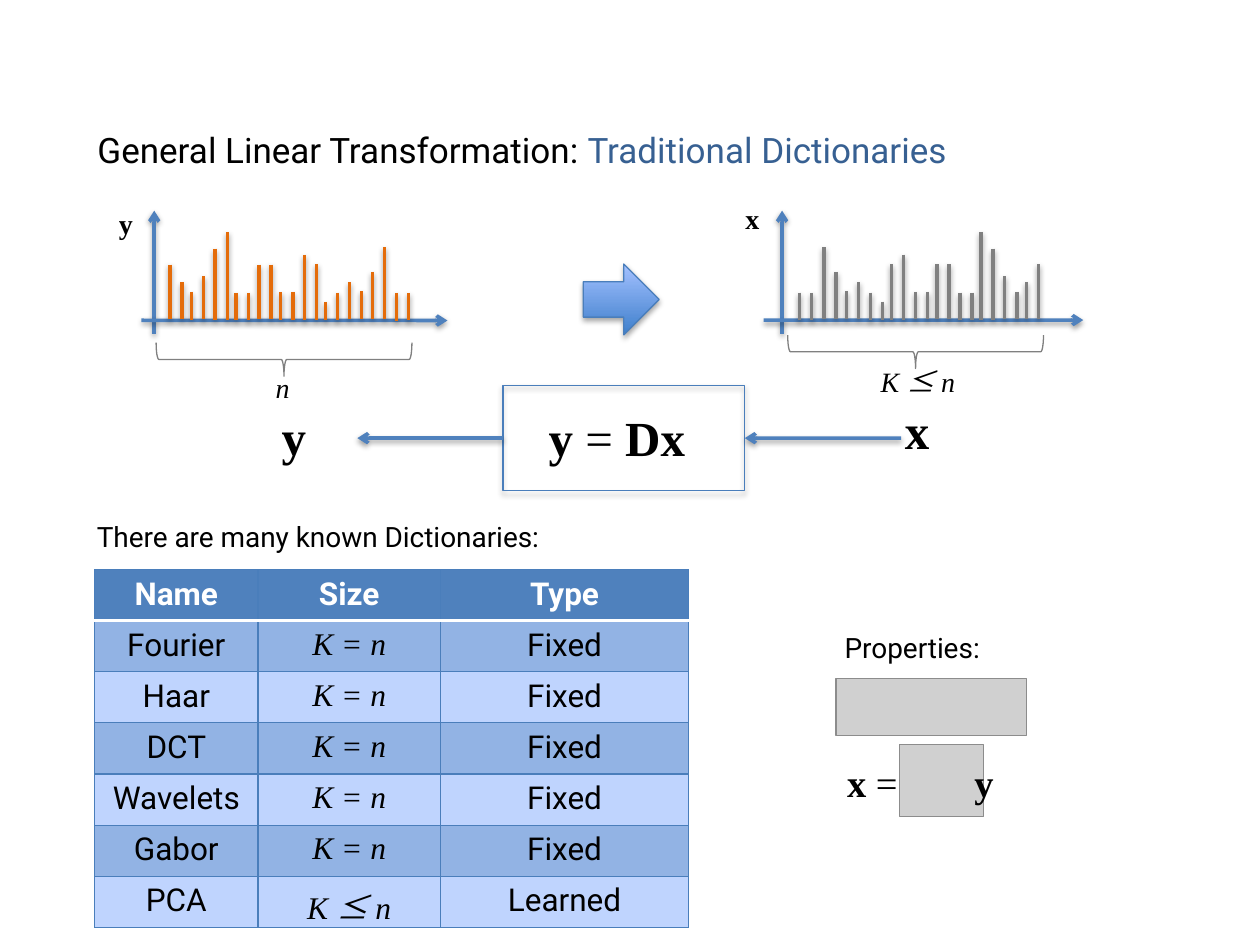
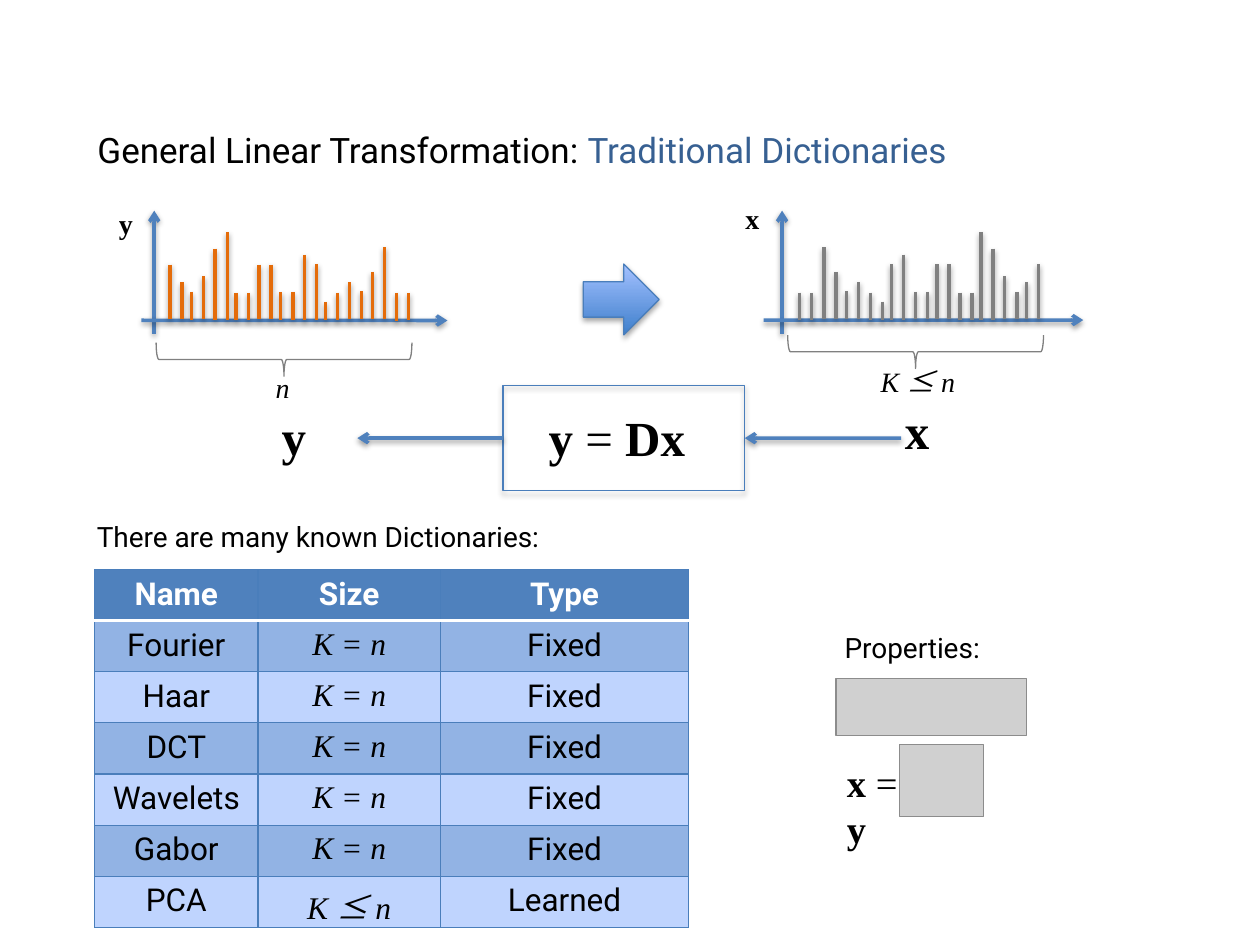
Before and after one commit to domingomery/patrones, a slide deck: slide 8 of clases/Cap04_Clasificacion/presentations/PAT04_SparseRepresentations.pptx. Drawn at 1260x945 pixels with LibreOffice and Linux fonts; fonts in the diff are those of the drawing; grey boxes stand for pictures. Boxes give left, top, right and bottom in pixels: in the first picture for what was removed or moved away, otherwise in the second. Text is boxed around its words. In the diff, an @@ line names an element or a change of style, - is before the commit and + after.

```diff
--- a/clases/Cap04_Clasificacion/presentations/PAT04_SparseRepresentations.pptx
+++ b/clases/Cap04_Clasificacion/presentations/PAT04_SparseRepresentations.pptx
@@ text "x = y" rewrapped from [847, 767, 993, 805] to [847, 779, 866, 851] @@
```
Also in this commit, not shown: 3 other slides changed, 9 other files.
